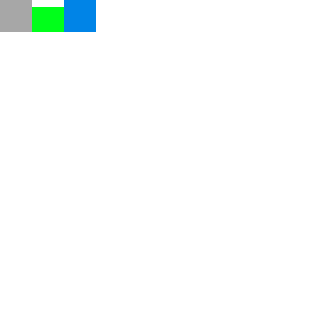
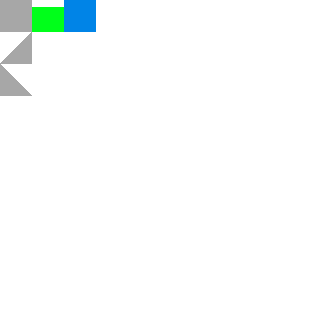
Layers edited between the first and the second w=320, h=320 image:
added layer "Layer 3(pasted)" above "Layer 2(pasted)" over bbox(0, 32, 32, 96)
added layer "Layer 2(pasted)" above "Layer 1" over bbox(0, 32, 32, 96)
